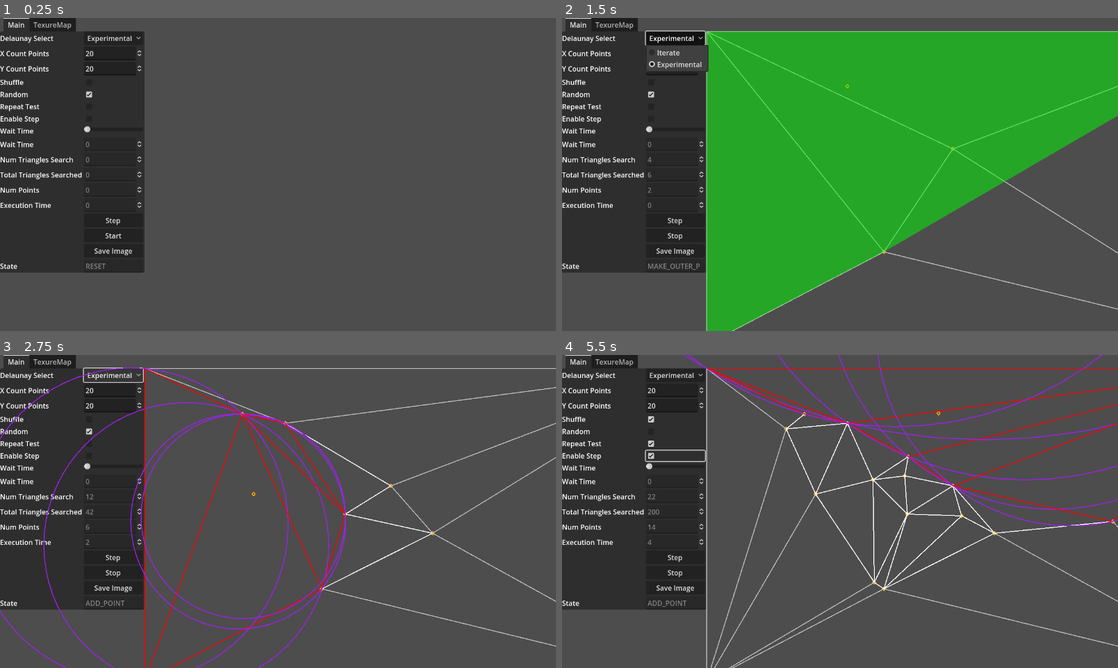
Above: before the commit, frames 1-4 (two rows, left to right).
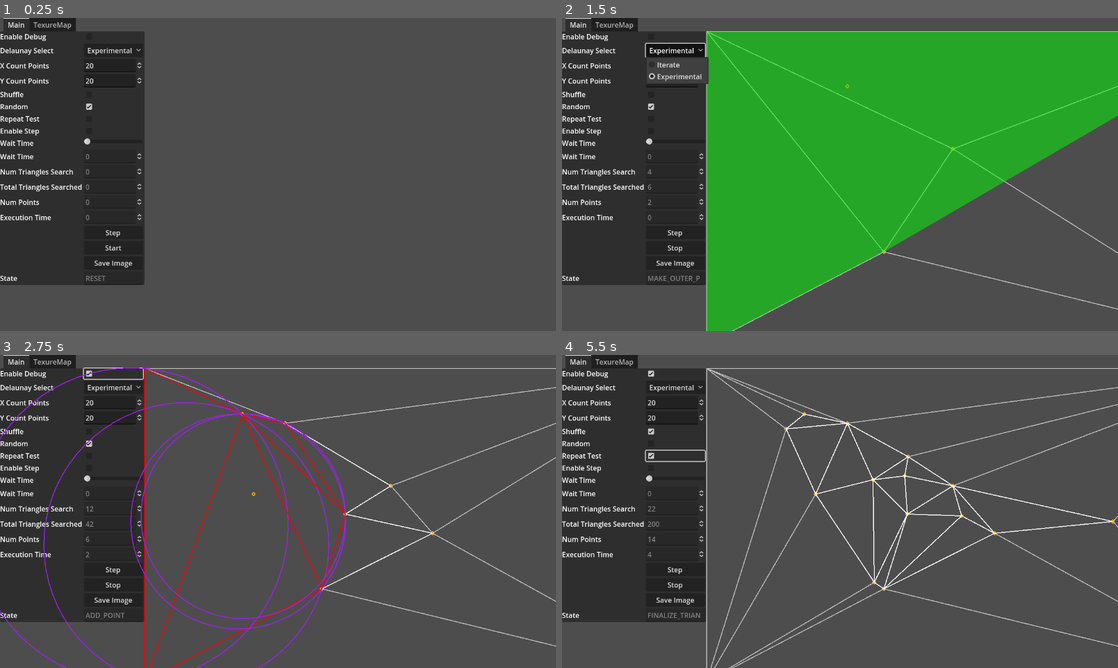
Above: after the commit, the same moments.

Repository: cospan/delaunay-visualizer
Game: Godot game, scene res://example.tscn
Same seed, same stepped clock (60 frames per second), same inputs: the game is played once before the commit and once after it.
Inputs (mouse positions are in pixels of both pictures, inside the frame that each line leads up to):
- Up to frame 1 (0.25 s): no input
- Up to frame 2 (1.5 s): click "Start" at 0.5 s; click "Experimental" at 1.25 s
- Up to frame 3 (2.75 s): click (111, 373) at 2.02 s
- Up to frame 4 (5.5 s): click (673, 420) at 2.77 s; click (673, 430) at 3.52 s; click (673, 442) at 4.27 s; click (673, 455) at 5.02 s

The runs differ from the first frame. In frame 1, 3.3% of the frame differs, in the area x 0-26%, y 5-86%; in frame 2, 4.2%; in frame 3, 3.4%; in frame 4, 5.6%, in the area x 0-100%, y 0-86%.

Commit message:
Working towards a non-debug version of both the experimental and iterative delaunay generator

Diff:
--- a/DelaunayExperimentalAzgaar.gd
+++ b/DelaunayExperimentalAzgaar.gd
@@ -92,7 +92,17 @@
         if m_curr_index > MAX_INDEX_VAL:
             m_curr_index = 0
 
-func triangulate_verbose_init():
+#func triangulate_add_points(points: Array) -> void:
+#    for point in points:
+#        triangulate_add_point(point)
+#
+#func triangulate_add_point(point: Point2) -> void:
+#    m_wip_point = point
+#    m_points.append(point)
+#    _find_bad_triangles(point)
+
+# Verbose Version
+func triangulate_init():
     m_triangle_dict.clear()
     m_add_triangle_dict.clear()
     m_bad_triangle_dict.clear()
@@ -120,7 +130,7 @@
     increment_index()
     _update_triangles()
 
-func triangulate_verbose_find_bad_triangles_from_point(point:Point2) -> Array:
+func triangulate_find_bad_triangles_from_point(point:Point2) -> Array:
     m_bad_triangle_dict.clear()
     m_polygon.clear()
     m_wip_point = point
@@ -132,11 +142,11 @@
             print ("Found Duplicate Point: %s" % str(m_wip_point))
     return m_bad_triangle_dict.values()
 
-func triangulate_verbose_make_outer_polygon() -> Array:
+func triangulate_make_outer_polygon() -> Array:
     _make_outer_polygon()
     return m_polygon
 
-func triangulate_verbose_finalize_triangle(point:Point2) -> Array:
+func triangulate_finalize_triangle(point:Point2) -> Array:
     for edge in m_polygon:
         var triangle = Triangle.new(m_curr_index, point, edge.a, edge.b)
         m_add_triangle_dict[m_curr_index] = triangle
--- a/DelaunayIterateAzgaar.gd
+++ b/DelaunayIterateAzgaar.gd
@@ -16,6 +16,7 @@
 ##############################################################################
 
 var m_points: Array
+var m_wip_point: Point2
 var m_rect: Rect2
 var m_rect_super: Rect2
 var m_rect_super_corners: Array
@@ -77,7 +78,21 @@
     var rect_max_size = max(m_rect.size.x, m_rect.size.y)
     m_rect_super = m_rect.grow(rect_max_size * 1)
 
-func triangulate_verbose_init():
+func triangulate_add_points(points: Array) -> void:
+    for point in points:
+        triangulate_add_point(point)
+
+func triangulate_add_point(point: Point2) -> void:
+    m_wip_point = point
+    m_points.append(point)
+    triangulate_find_bad_triangles_from_point(point)
+    if len(m_bad_triangle_dict) == 0:
+        return
+    triangulate_make_outer_polygon()
+    triangulate_finalize_triangle(point)
+
+
+func triangulate_init():
     m_triangle_dict.clear()
     m_add_triangle_dict.clear()
     m_bad_triangle_dict.clear()
@@ -105,21 +120,21 @@
     m_curr_index += 1
     _update_triangles()
 
-func triangulate_verbose_find_bad_triangles_from_point(point:Point2) -> Array:
+func triangulate_find_bad_triangles_from_point(point:Point2) -> Array:
     m_bad_triangles.clear()
     m_polygon.clear()
     m_points.append(point)
     _find_bad_triangles(point)
     return m_bad_triangles
 
-func triangulate_verbose_make_outer_polygon() -> Array:
+func triangulate_make_outer_polygon() -> Array:
     for key in m_bad_triangle_dict:
         m_triangle_dict[key].remove()
         m_triangle_dict.erase(key)
     _make_outer_polygon()
     return m_polygon
 
-func triangulate_verbose_finalize_triangle(point:Point2) -> Array:
+func triangulate_finalize_triangle(point:Point2) -> Array:
     for edge in m_polygon:
         var triangle = Triangle.new(m_curr_index, point, edge.a, edge.b)
         m_add_triangle_dict[m_curr_index] = triangle
--- a/example.gd
+++ b/example.gd
@@ -12,11 +12,12 @@
 
 @onready var verbose_timer = $VerboseTimer
 @onready var execute_timer = $ExecuteTimer
-#@onready var delaunay_texture_map = $TabContainer/TexureMap
+@onready var delaunay_texture_map = $TabContainer/TexureMap
 
 var panel
 var m_dict_property
 
+var m_enable_debug = false
 var m_state = STATE.RESET
 var m_next_state = STATE.RESET
 var m_point_index = 0
@@ -50,6 +51,7 @@
     #d["test_int"] = {"type": "SpinBox", "min": 0, "max": 100, "value": 1, "name": "Int"}
     #d["test_float"] = {"type": "SpinBox", "min": 0.0, "max": 100.0, "value": 1.0, "name": "Float"}
     #d["test_string"] = {"type": "LineEdit", "value": "test", "name": "String"}
+    d["enable_debug"] = {"type": "CheckBox", "value" : m_enable_debug, "name" :"Enable Debug"} # enable debug
     d["delaunay_select"] = {"type": "OptionButton", "name": "Delaunay Select", "options":delaunay_types.keys(), "value":key_index} # delaunay select
     d["x_count_points"] = {"type": "SpinBox", "min": 0, "max": 100, "value": X_COUNT, "name": "X Count Points"} # x count points
     d["y_count_points"] = {"type": "SpinBox", "min": 0, "max": 100, "value": Y_COUNT, "name": "Y Count Points"} # y count points
@@ -98,7 +100,7 @@
     m_dict_property.set_value("total_triangles_searched", m_total_triangles_searched)
     add_child(delaunay)
 
-    #delaunay_texture_map.initialize(delaunay, Vector2i(get_viewport_rect().size))
+    delaunay_texture_map.initialize(delaunay, Vector2i(get_viewport_rect().size))
     m_points.clear()
     var width = (get_viewport_rect().size.x * 0.8)
     var height = (get_viewport_rect().size.y * 0.8)
@@ -124,12 +126,12 @@
             pass
         STATE.INIT:
             m_dict_property.set_value("state", "INIT")
-            delaunay.triangulate_verbose_init()
+            delaunay.triangulate_init()
             m_state = STATE.ADD_POINT
             m_point_index = 0
         STATE.ADD_POINT:
             m_dict_property.set_value("state", "ADD_POINT")
-            var bad_triangles = delaunay.triangulate_verbose_find_bad_triangles_from_point(m_points[m_point_index])
+            var bad_triangles = delaunay.triangulate_find_bad_triangles_from_point(m_points[m_point_index])
             if len(bad_triangles) == 0:
                 m_point_index += 1
                 m_state = STATE.WAIT
@@ -150,7 +152,7 @@
                         verbose_timer.start(WAIT_TIME)
         STATE.MAKE_OUTER_POLYGON:
             m_dict_property.set_value("state", "MAKE_OUTER_POLYGON")
-            var outer_polygon = delaunay.triangulate_verbose_make_outer_polygon()
+            var outer_polygon = delaunay.triangulate_make_outer_polygon()
             m_outer_polygon = add_outer_polygon(outer_polygon)
             m_next_state = STATE.FINALIZE_TRIANGLE
             m_state = STATE.WAIT
@@ -163,8 +165,8 @@
             m_dict_property.set_value("state", "FINALIZE_TRIANGLE")
             var search_count = delaunay.get_search_count()
 
-            m_curr_triangles = delaunay.triangulate_verbose_finalize_triangle(m_points[m_point_index])
-            #delaunay_texture_map.triangles_updated()
+            m_curr_triangles = delaunay.triangulate_finalize_triangle(m_points[m_point_index])
+            delaunay_texture_map.triangles_updated()
             m_point_index += 1
 
             update_triangles(m_curr_triangles)
@@ -318,6 +320,8 @@
             Y_COUNT = property_value
         "delaunay_select":
             delaunay_types_key = property_value
+        "enable_debug":
+            m_enable_debug = property_value
         "enable_step":
             m_enable_step = property_value
         "step_button":
@@ -349,11 +353,13 @@
             else:
                 m_skip_timer = false
             m_dict_property.set_value("wait_time_read_only", property_value)
-        #"save_image":
-        #    delaunay_texture_map.save_image("test.png")
+        "save_image":
+            delaunay_texture_map.save_image("test.png")
         _:
             pass
 
 func _on_execute_timer_timeout():
     m_second_timer += 1
+
+    # Schedule the function
     m_dict_property.set_value("execution_time", m_second_timer)
--- a/project.godot
+++ b/project.godot
@@ -7,6 +7,46 @@
 ;   param=value ; assign values to parameters
 
 config_version=5
+
+_global_script_classes=[{
+"base": "DelaunayBase",
+"class": &"AzgaarExperimentalDelaunay",
+"language": &"GDScript",
+"path": "res://DelaunayExperimentalAzgaar.gd"
+}, {
+"base": "DelaunayBase",
+"class": &"AzgaarIterateDelaunay",
+"language": &"GDScript",
+"path": "res://DelaunayIterateAzgaar.gd"
+}, {
+"base": "Node2D",
+"class": &"DelaunayBase",
+"language": &"GDScript",
+"path": "res://DelaunayBase.gd"
+}, {
+"base": "TextureRect",
+"class": &"DelaunayTextureRect",
+"language": &"GDScript",
+"path": "res://DelaunayTextureMap.gd"
+}, {
+"base": "Node2D",
+"class": &"DelaunayTriangleDrawer",
+"language": &"GDScript",
+"path": "res://DelaunayTriangleViewport.gd"
+}, {
+"base": "GridContainer",
+"class": &"DictProperty",
+"language": &"GDScript",
+"path": "res://DictProperty.gd"
+}]
+_global_script_class_icons={
+"AzgaarExperimentalDelaunay": "",
+"AzgaarIterateDelaunay": "",
+"DelaunayBase": "",
+"DelaunayTextureRect": "",
+"DelaunayTriangleDrawer": "",
+"DictProperty": ""
+}
 
 [application]
 
Not shown, changed: icon.svg.import
